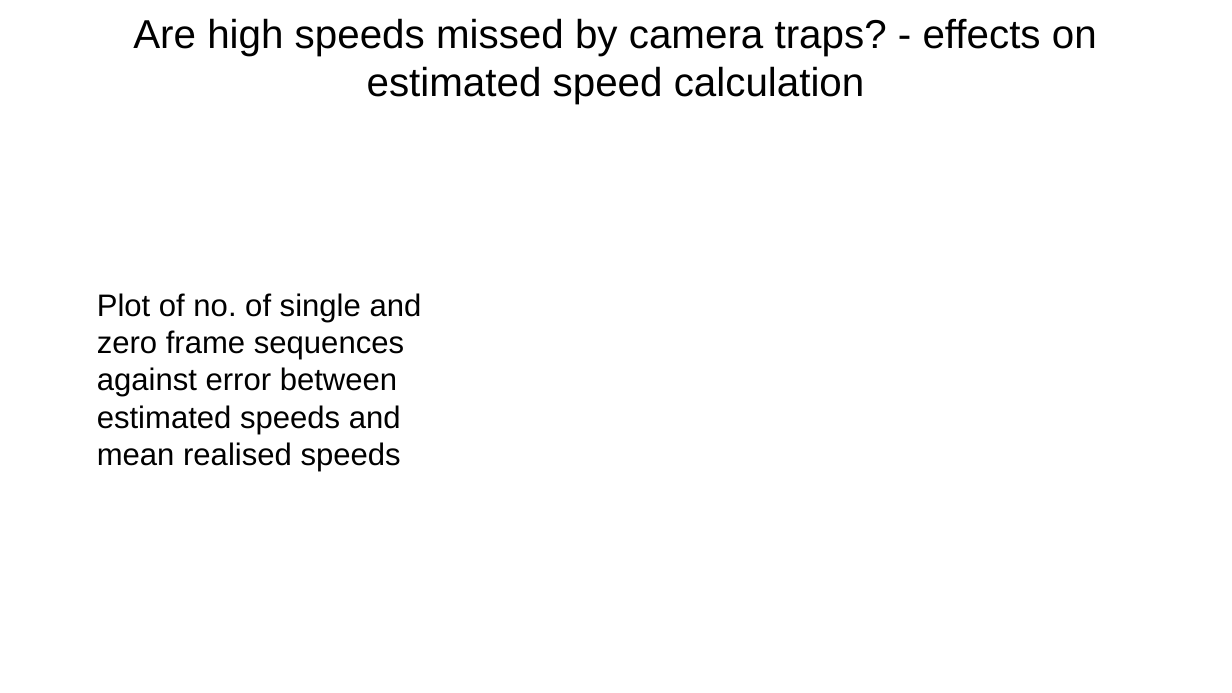
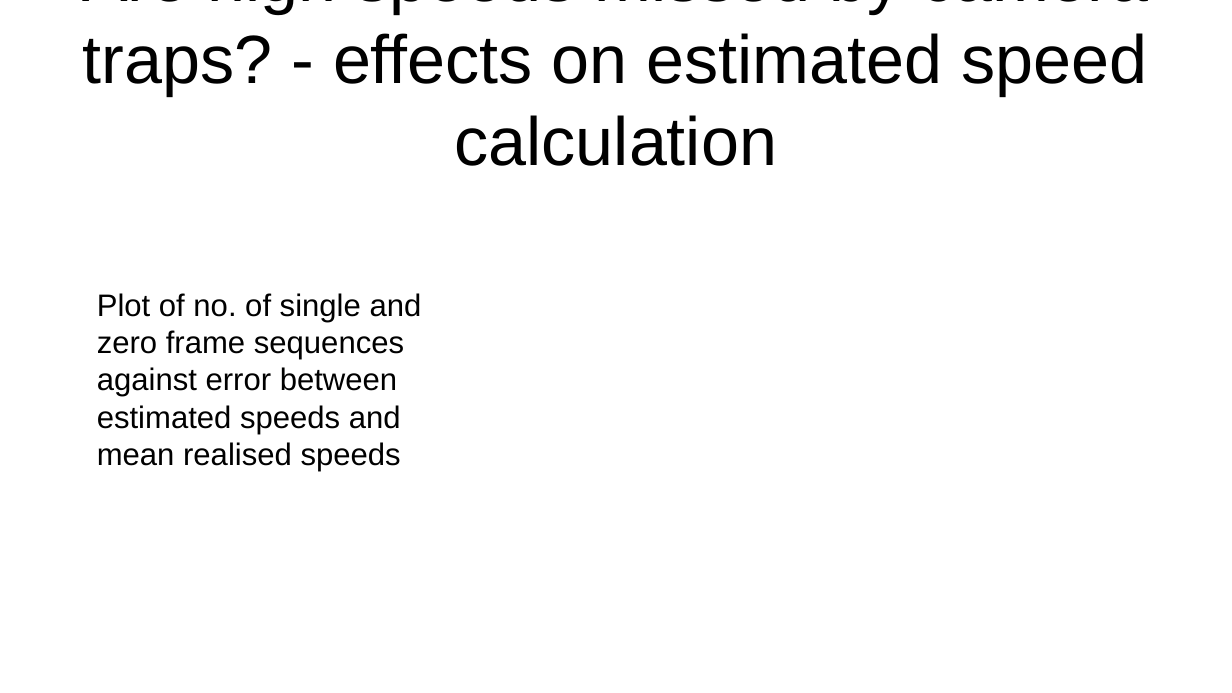
Before and after one commit to lizziebru/CamtrapSimulation, a slide deck: slide 18 of writeup/Camtrapsim_pres.odp. Drawn at 1232x693 pixels with LibreOffice and Linux fonts; fonts in the diff are those of the drawing. Boxes give left, top, right and bottom in pixels: in the first picture for what was removed or moved away, otherwise in the second. Text is boxed around its words. In the diff, an @@ line names an element or a change of style, - is before the commit and + after.

```diff
--- a/writeup/Camtrapsim_pres.odp
+++ b/writeup/Camtrapsim_pres.odp
@@ title "Are high speeds missed by ...": place and size @@
-title "Are high speeds missed by ..." at bbox=[133, 18, 1097, 104]
+title "Are high speeds missed by ..." at bbox=[82, 0, 1149, 166]
@@ title "Are high speeds missed by ..." at bbox=[82, 0, 1149, 166]: size 26 to 44 pt @@
```
Also in this commit, not shown: 12 other slides changed, 1 slide added, 1 slide removed, 4 other files.
